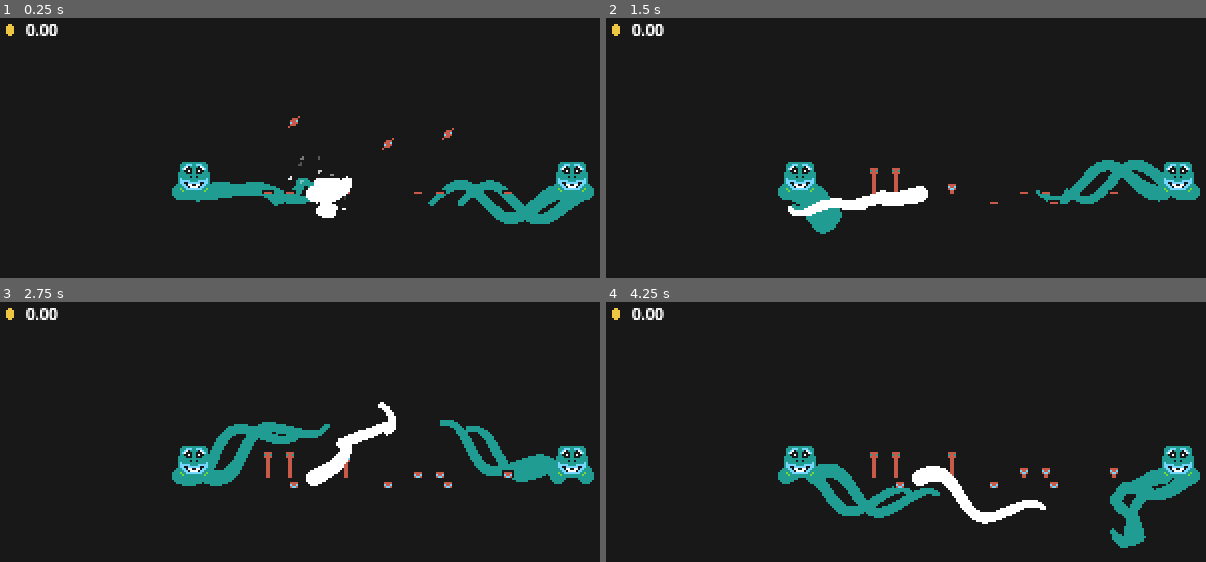
Above: before the commit, frames 1-4 (two rows, left to right).
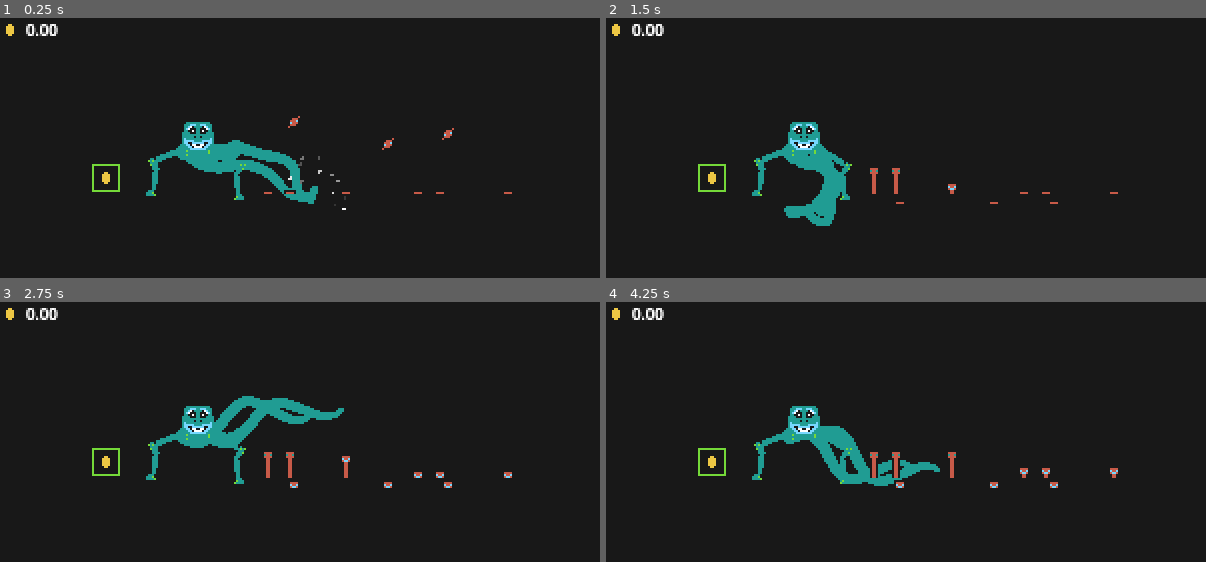
Above: after the commit, the same moments.

Repository: arthur-monteath/simple-game
Game: Godot game, scene res://root.tscn
The game is run twice, just before and just after one commit, with the same random seed, the same clock (stepped at 60 frames per second) and the same inputs.
Inputs (mouse positions are in pixels of both pictures, inside the frame that each line leads up to):
- Up to frame 1 (0.25 s): no input
- Up to frame 2 (1.5 s): move the mouse to (1062, 176) at 0.52 s; click (1062, 176) at 0.67 s; move the mouse to (792, 213) at 1.27 s; click (792, 213) at 1.42 s
- Up to frame 3 (2.75 s): move the mouse to (378, 398) at 2.02 s; click (378, 398) at 2.17 s
- Up to frame 4 (4.25 s): move the mouse to (888, 549) at 2.77 s; click (888, 549) at 2.92 s; move the mouse to (1110, 530) at 3.52 s; click (1110, 530) at 3.67 s

The runs differ from the first frame. In frame 1, 7.3% of the frame differs, in the area x 15-99%, y 40-80%; in frame 2, 6.2%; in frame 3, 7.7%; in frame 4, 7.9%, in the area x 15-99%, y 40-95%.

Commit message:
Added IK to eater

Diff:
--- a/eater.tscn
+++ b/eater.tscn
@@ -1,11 +1,34 @@
-[gd_scene load_steps=5 format=3 uid="uid://cnccj0ngj642u"]
+[gd_scene load_steps=10 format=3 uid="uid://cnccj0ngj642u"]
 
 [ext_resource type="Texture2D" uid="uid://ppc1r2cq0yb3" path="res://eater.png" id="1_dkibs"]
 [ext_resource type="Script" uid="uid://3l43kwxmt6re" path="res://eater.gd" id="1_w2d8c"]
 [ext_resource type="PackedScene" uid="uid://ckfupye6ihl8o" path="res://structures/tentacle.tscn" id="3_8rw0p"]
+[ext_resource type="Texture2D" uid="uid://wxtfnw2yl04a" path="res://leg_up1.png" id="4_qjy83"]
+[ext_resource type="Texture2D" uid="uid://b3e6outcwqh8a" path="res://leg_down1.png" id="5_1410b"]
 
 [sub_resource type="RectangleShape2D" id="RectangleShape2D_28aoi"]
 size = Vector2(16, 16)
+
+[sub_resource type="SkeletonModification2DTwoBoneIK" id="SkeletonModification2DTwoBoneIK_1410b"]
+target_nodepath = NodePath("../../IKTargetLeftLeg")
+flip_bend_direction = true
+joint_one_bone_idx = 0
+joint_one_bone2d_node = NodePath("LegLeftUp")
+joint_two_bone_idx = 1
+joint_two_bone2d_node = NodePath("LegLeftUp/LegLeftDown")
+
+[sub_resource type="SkeletonModification2DTwoBoneIK" id="SkeletonModification2DTwoBoneIK_633ce"]
+target_nodepath = NodePath("../../IKTargetRightLeg")
+joint_one_bone_idx = 2
+joint_one_bone2d_node = NodePath("LegRightUp")
+joint_two_bone_idx = 3
+joint_two_bone2d_node = NodePath("LegRightUp/LegRightDown")
+
+[sub_resource type="SkeletonModificationStack2D" id="SkeletonModificationStack2D_633ce"]
+enabled = true
+modification_count = 2
+modifications/0 = SubResource("SkeletonModification2DTwoBoneIK_1410b")
+modifications/1 = SubResource("SkeletonModification2DTwoBoneIK_633ce")
 
 [node name="Eater" type="Area2D"]
 collision_mask = 8
@@ -32,4 +55,102 @@
 [node name="EatingTimer" type="Timer" parent="."]
 unique_name_in_owner = true
 
+[node name="Body" type="Node2D" parent="."]
+
+[node name="LegLeftUp" type="Sprite2D" parent="Body"]
+position = Vector2(-7, 7)
+rotation = 1.1835265
+scale = Vector2(0.9999423, 0.9999423)
+texture = ExtResource("4_qjy83")
+centered = false
+offset = Vector2(-3, -2)
+
+[node name="LegLeftDown" type="Sprite2D" parent="Body/LegLeftUp"]
+position = Vector2(-1.0609086, 16.966722)
+rotation = -1.0883406
+scale = Vector2(0.9999546, 0.9999546)
+texture = ExtResource("5_1410b")
+centered = false
+offset = Vector2(-1.110939, -18.580782)
+
+[node name="LegRightUp" type="Sprite2D" parent="Body"]
+position = Vector2(6.999999, 7)
+rotation = -1.0254328
+scale = Vector2(0.99992436, 0.99992436)
+texture = ExtResource("4_qjy83")
+centered = false
+offset = Vector2(-2.7982135, -2.1448345)
+flip_h = true
+
+[node name="LegRightDown" type="Sprite2D" parent="Body/LegRightUp"]
+position = Vector2(1.3099215, 16.564812)
+rotation = 1.0634677
+scale = Vector2(0.99995023, 0.99995023)
+texture = ExtResource("5_1410b")
+centered = false
+offset = Vector2(-4.4057217, -18.61036)
+flip_h = true
+
+[node name="Bones" type="Node2D" parent="."]
+
+[node name="Skeleton2D" type="Skeleton2D" parent="Bones"]
+modification_stack = SubResource("SkeletonModificationStack2D_633ce")
+
+[node name="LegLeftUp" type="Bone2D" parent="Bones/Skeleton2D"]
+position = Vector2(-7, 7)
+rest = Transform2D(1, 0, 0, 1, -7, 7)
+auto_calculate_length_and_angle = false
+length = 16.0
+bone_angle = 104.99997
+metadata/_local_pose_override_enabled_ = true
+
+[node name="LegLeftDown" type="Bone2D" parent="Bones/Skeleton2D/LegLeftUp"]
+position = Vector2(-1.5, 16.5)
+rest = Transform2D(1, 0, 0, 1, -1.5, 16.5)
+auto_calculate_length_and_angle = false
+length = 16.0
+bone_angle = 84.99998
+metadata/_local_pose_override_enabled_ = true
+
+[node name="RemoteTransform2D2" type="RemoteTransform2D" parent="Bones/Skeleton2D/LegLeftUp/LegLeftDown"]
+position = Vector2(-0.20974064, 0.605539)
+remote_path = NodePath("../../../../../Body/LegLeftUp/LegLeftDown")
+
+[node name="RemoteTransform2D" type="RemoteTransform2D" parent="Bones/Skeleton2D/LegLeftUp"]
+remote_path = NodePath("../../../../Body/LegLeftUp")
+
+[node name="LegRightUp" type="Bone2D" parent="Bones/Skeleton2D"]
+position = Vector2(6.999999, 7)
+rotation = 1.3445678
+scale = Vector2(0.9999581, 0.9999581)
+rest = Transform2D(1, 0, 0, 1, -7, 7)
+auto_calculate_length_and_angle = false
+length = 16.0
+bone_angle = 104.99996
+metadata/_local_pose_override_enabled_ = true
+
+[node name="LegRightDown" type="Bone2D" parent="Bones/Skeleton2D/LegRightUp"]
+position = Vector2(-1.5, 16.5)
+rotation = -0.4081353
+scale = Vector2(0.99996865, 0.99996865)
+rest = Transform2D(1, 0, 0, 1, -1.5, 16.5)
+auto_calculate_length_and_angle = false
+length = 16.0
+bone_angle = 84.99997
+metadata/_local_pose_override_enabled_ = true
+
+[node name="RemoteTransform2D2" type="RemoteTransform2D" parent="Bones/Skeleton2D/LegRightUp/LegRightDown"]
+position = Vector2(-0.20974064, 0.605539)
+remote_path = NodePath("../../../../../Body/LegRightUp/LegRightDown")
+
+[node name="RemoteTransform2D" type="RemoteTransform2D" parent="Bones/Skeleton2D/LegRightUp"]
+rotation = 0.20808655
+remote_path = NodePath("../../../../Body/LegRightUp")
+
+[node name="IKTargetLeftLeg" type="Marker2D" parent="."]
+position = Vector2(-23, 25)
+
+[node name="IKTargetRightLeg" type="Marker2D" parent="."]
+position = Vector2(21, 32)
+
 [connection signal="body_entered" from="." to="." method="_on_body_entered"]
--- a/main.gd
+++ b/main.gd
@@ -37,10 +37,18 @@
 		ray.global_position = trail.global_position + trail.points[size-2]
 		ray.target_position = trail.points[size-1] - trail.points[size-2]
 		ray.force_raycast_update()
-		if ray.is_colliding():
-			var area: Area2D = ray.get_collider()
+		var colliders_found = []
+		while ray.is_colliding():
+			var collider = ray.get_collider()
+			ray.add_exception(collider)
+			colliders_found.append(collider)
+			ray.force_raycast_update()
+		for collider in colliders_found:
+			var area: Area2D = collider
+			if !area: continue
 			var growable = area.get_parent()
 			if growable.has_method("cut"): growable.cut()
+		ray.clear_exceptions()
 
 var coin := 0
 func add_coin():
--- a/project.godot
+++ b/project.godot
@@ -33,3 +33,4 @@
 [rendering]
 
 textures/canvas_textures/default_texture_filter=0
+environment/defaults/default_clear_color=Color(0.09411765, 0.09411765, 0.09411765, 1)
--- a/root.tscn
+++ b/root.tscn
@@ -6,19 +6,8 @@
 [ext_resource type="PackedScene" uid="uid://dh646mn4hjd10" path="res://growables/growable.tscn" id="4_28aoi"]
 [ext_resource type="PackedScene" uid="uid://cnccj0ngj642u" path="res://eater.tscn" id="5_jnlp7"]
 [ext_resource type="PackedScene" uid="uid://kj0h38f5mo1o" path="res://seed.tscn" id="6_l8v81"]
-[ext_resource type="PackedScene" uid="uid://ckfupye6ihl8o" path="res://structures/tentacle.tscn" id="7_vyht1"]
 
 [sub_resource type="WorldBoundaryShape2D" id="WorldBoundaryShape2D_28aoi"]
-
-[sub_resource type="Gradient" id="Gradient_vho56"]
-colors = PackedColorArray(0.09411765, 0.09411765, 0.09411765, 1, 0.09411765, 0.09411765, 0.09411765, 1)
-
-[sub_resource type="GradientTexture2D" id="GradientTexture2D_pq8q7"]
-gradient = SubResource("Gradient_vho56")
-width = 320
-height = 180
-fill = 1
-fill_to = Vector2(0.5, 0.5)
 
 [sub_resource type="Curve" id="Curve_jnlp7"]
 _data = [Vector2(0, 0), 0.0, 0.0, 0, 0, Vector2(1, 1), 0.0, 0.0, 0, 0]
@@ -51,21 +40,14 @@
 position_smoothing_enabled = true
 drag_horizontal_enabled = true
 
-[node name="Background" type="Sprite2D" parent="Camera2D"]
-texture = SubResource("GradientTexture2D_pq8q7")
-
 [node name="Structures" type="Node2D" parent="."]
 
 [node name="SellBox" parent="Structures" instance=ExtResource("2_28aoi")]
-visible = false
 position = Vector2(-104, -8)
 collision_layer = 0
 
-[node name="Eater" parent="Structures" instance=ExtResource("5_jnlp7")]
-position = Vector2(-60, -8)
-
-[node name="Eater2" parent="Structures" instance=ExtResource("5_jnlp7")]
-position = Vector2(129, -8)
+[node name="Eater3" parent="Structures" instance=ExtResource("5_jnlp7")]
+position = Vector2(-58, -28)
 
 [node name="Plants" type="Node2D" parent="."]
 unique_name_in_owner = true
@@ -174,5 +156,3 @@
 
 [node name="Seed3" parent="." instance=ExtResource("6_l8v81")]
 position = Vector2(-10, -64)
-
-[node name="Tentacle" parent="." instance=ExtResource("7_vyht1")]
Binary file changed: eater.ase
Binary file added: leg_down1.png
Not shown, added: leg_down1.png.import
Binary file added: leg_down2.png
Not shown, added: leg_down2.png.import
Binary file added: leg_down3.png
Not shown, added: leg_down3.png.import
Binary file added: leg_up1.png
Not shown, added: leg_up1.png.import
Binary file added: leg_up2.png
Not shown, added: leg_up2.png.import
Binary file added: leg_up3.png
(and 4 more such lines)
